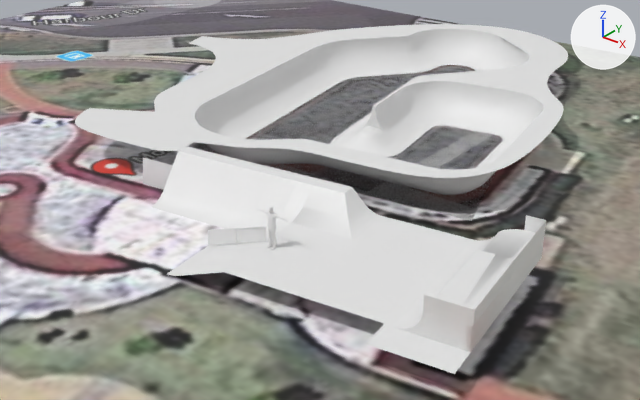
The Blender file Models/Coffs-Harbor_Main.blend: old version first, new version second.
The view is the same before and after, from a 50 mm camera at (30.7, -7.4, 18.2) aimed at (3.2, 27.0, -3.1). The axes (+X, +Y, +Z) are drawn at upper right. The lights are the same throughout.

Script lines for the objects in view, before the commit:
```python
ob_nurbspath = bpy.data.objects.new('NurbsPath', me_nurbspath_001)
ob_nurbspath.location = (1.18, 33.01, 2.0)
ob_plane_002 = bpy.data.objects.new('Plane.002', me_plane_005)
ob_plane_002.location = (9.08, 20.19, 2.0)
ob_plane_002.rotation_euler = (0.0, 0.0, 0.14)  # degrees (0, 0, 8)
ob_plane_005 = bpy.data.objects.new('Plane.005', me_plane_001)
ob_plane_005.location = (18.68, 14.47, 2.98)
ob_plane_005.rotation_euler = (1.571, 0.0, 0.14)  # degrees (90, 0, 8)
ob_plane_006 = bpy.data.objects.new('Plane.006', me_plane_004)
ob_plane_006.location = (0.41, 17.15, 0.0)
ob_plane_006.rotation_euler = (0.0, 0.0, 0.14)  # degrees (0, 0, 8)
ob_skater_001 = bpy.data.objects.new('Skater.001', me_skater_001)
ob_skater_001.parent = ob_reference
ob_skater_001.location = (9.624, 15.87, 0.962)
ob_skater_001.rotation_euler = (1.571, 0.0, 0.0)  # degrees (90, 0, 0)
ob_skater_001.scale = (0.01, 0.01, 0.01)
# also in view: 'flatbottom' at (4.7, 33.8, 0.0); 'Plane.003' at (7.7, 15.8, 0.8); 'Plane.001' at (12.8, 17.3, 0.5); 'BigBowl' at (4.4, 34.0, 1.0); 'Plane' at (17.5, 18.0, 1.5)
```
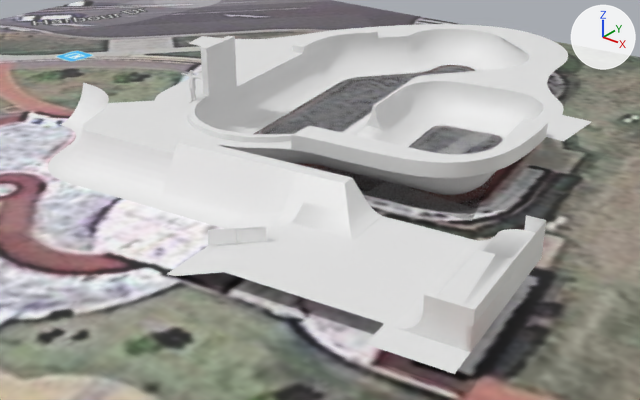
The change in detail:
me_nurbspath_001 is used by ob_nurbspath; location (1.18, 33.01, 2.0).
me_nurbspath_001 had 540 vertices, 290 faces and spanned x -13.6..13.1, y -15.3..15.4, z 0.0.
me_nurbspath_001 now has 1360 vertices, 1106 faces and spans x -13.6..13.7, y -15.3..15.4, z 0.0..2.9.
me_nurbspath_001 part 1: 24 vertices moved from x -7.7..0.0, y -15.3..-13.5, z 0.0 to x -5.3..0.1, y -15.3..-10.7, z 0.0; 18 vertices removed from x -8.0..-4.3, y -15.3..-13.0, z 0.0; 838 vertices added at x -13.4..13.7, y -15.3..14.3, z 0.0..2.9.
me_plane_005 is used by ob_plane_002; location (9.08, 20.19, 2.0); rotation (0.0, 0.0, 0.14), in degrees (0, 0, 8).
me_plane_005 had 142 vertices, 125 faces and spanned x -8.04..2.47, y -2.58..0.36, z -2.47..0.0.
me_plane_005 now has 152 vertices, 135 faces and spans x -8.04..2.47, y -2.58..0.36, z -2.47..0.45.
Part 2, on me_plane_005:
1 vertex is removed from x -0.57, y -1.15, z -0.64.
17 faces are deleted.
11 vertices in x -3.48..1.0, y 0.36, z -1.33 move by (0.0, 0.0, 0.13).
9 vertices in x -3.48..-1.35, y 0.36, z 0.0 move by (0.0, -0.72, 0.45).
9 vertices in x -3.2..2.02, y -1.9..-1.6, z -1.52..-0.92 move by (0.0, 0.0, 0.01).
5 vertices in x -8.04..1.0, y -0.36..0.36, z 0.0 move by (0.0, 0.0, 0.45).
3 vertices in x -1.35..-0.57, y -1.68..-1.67, z -1.05..-1.03 move by (0.0, 0.0, 0.04).
30 vertices move from x -8.04..2.47, y -1.9..0.36, z -1.2..0.0 to x -8.04..2.47, y -1.9..0.36, z -1.05..-0.37.
2 vertices are added at (-8.04, -0.36, 0.45), (-0.57, -1.15, -0.41).
9 new vertices lie (0.0, 0.72, 0.0) away from vertices in x -3.48..-1.35, y 0.36, z 0.0.
27 new faces join them.
me_plane_004 is used by ob_plane_006; location (0.41, 17.15, 0.0); rotation (0.0, 0.0, 0.14), in degrees (0, 0, 8).
me_plane_004 had 6 vertices, 2 faces and spanned x -1.0..1.0, y -0.77..1.16, z 0.0..1.35.
me_plane_004 now has 348 vertices, 308 faces and spans x -10.46..1.0, y -0.77..6.73, z 0.0..2.0.
me_plane_004 part 3: 5 vertices removed from x -1.0..1.0, y -0.77..1.16, z 0.0..1.35; 347 vertices added at x -10.46..1.0, y -0.77..6.73, z 0.0..2.0.
Object 'Skater.001' (ob_skater_001) moves from (9.624, 15.87, 0.962) to (-2.936, 23.74, 2.122).

Pixel boxes [x1, y1, x2, y2] of what changed, in the pictures (640 x 400 px):
'NurbsPath', reshaped: before [75, 24, 568, 178]; after [83, 24, 591, 178]
'Plane.002', reshaped (9% taller): before [152, 147, 382, 241]; after [152, 138, 382, 241]
'Plane.006', reshaped: before [143, 158, 173, 190]; after [48, 83, 174, 207]
'Skater.001', moved: before [257, 207, 288, 250]; after [181, 70, 203, 103]
part 1 of me_nurbspath_001, built on: before [75, 108, 194, 151]; after [83, 29, 591, 178]
part 2 of me_plane_005, built on: before [163, 147, 382, 223]; after [163, 139, 382, 223]
'BigBowl.Hump', unchanged, covered by the edit: before [330, 126, 406, 157]; after [351, 126, 398, 145]
